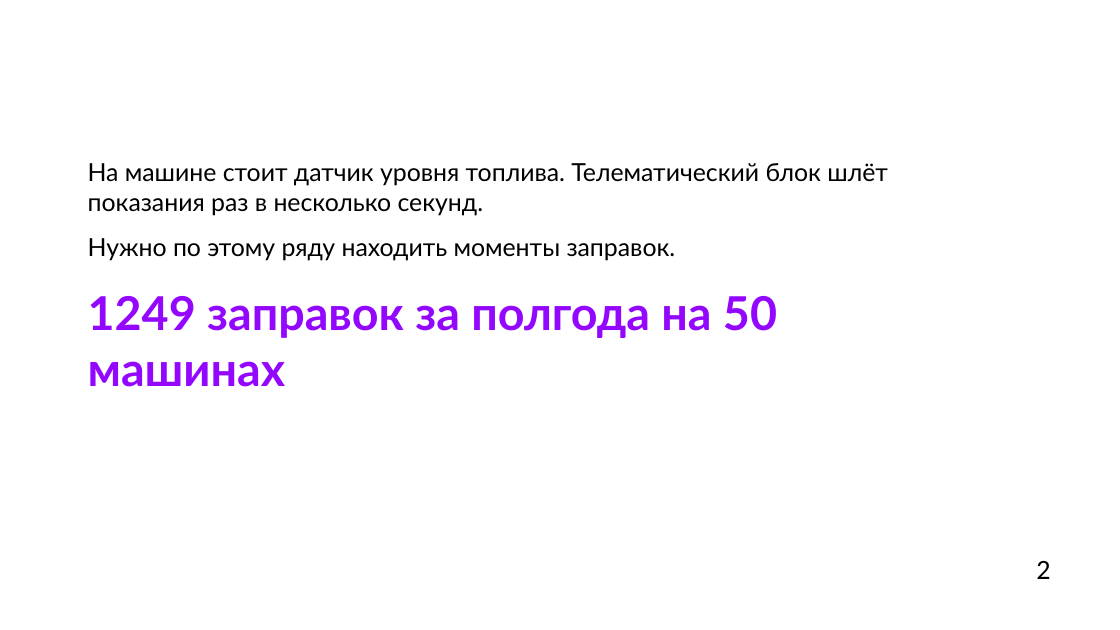
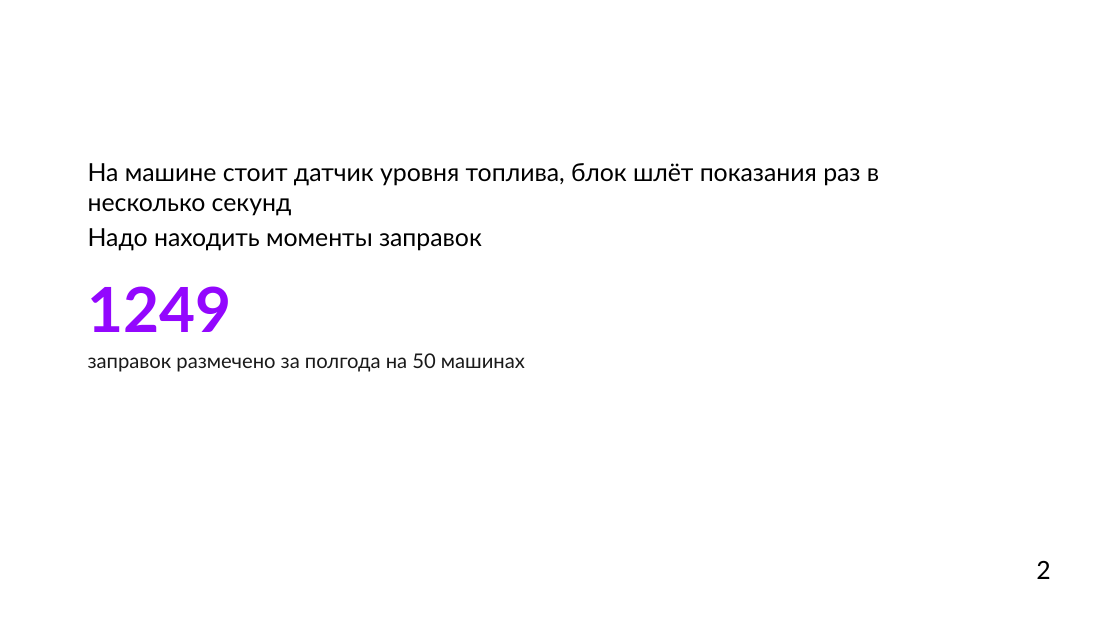
Before and after one commit to hehehelp123/fuel-refuel-lab, a slide deck: slide 2 of Лаба_заправки.pptx. Drawn at 1120x630 pixels with LibreOffice and Linux fonts; fonts in the diff are those of the drawing; background and template pictures are left out. Boxes give left, top, right and bottom in pixels: in the first picture for what was removed or moved away, otherwise in the second. Text is boxed around its words. In the diff, an @@ line names an element or a change of style, - is before the commit and + after.

```diff
--- a/Лаба_заправки.pptx
+++ b/Лаба_заправки.pptx
@@ text at box(88, 163, 879, 372): text changed @@
-На машине стоит датчик уровня топлива. Телематический блок шлёт показания раз в несколько секунд.
-Нужно по этому ряду находить моменты заправок.
-1249 заправок за полгода на 50 машинах
+На машине стоит датчик уровня топлива, блок шлёт показания раз в несколько секунд
+Надо находить моменты заправок
+1249
+заправок размечено за полгода на 50 машинах
```
Also in this commit, not shown: 12 other slides changed, 1 slide added, 2 slides removed, 10 other files.
